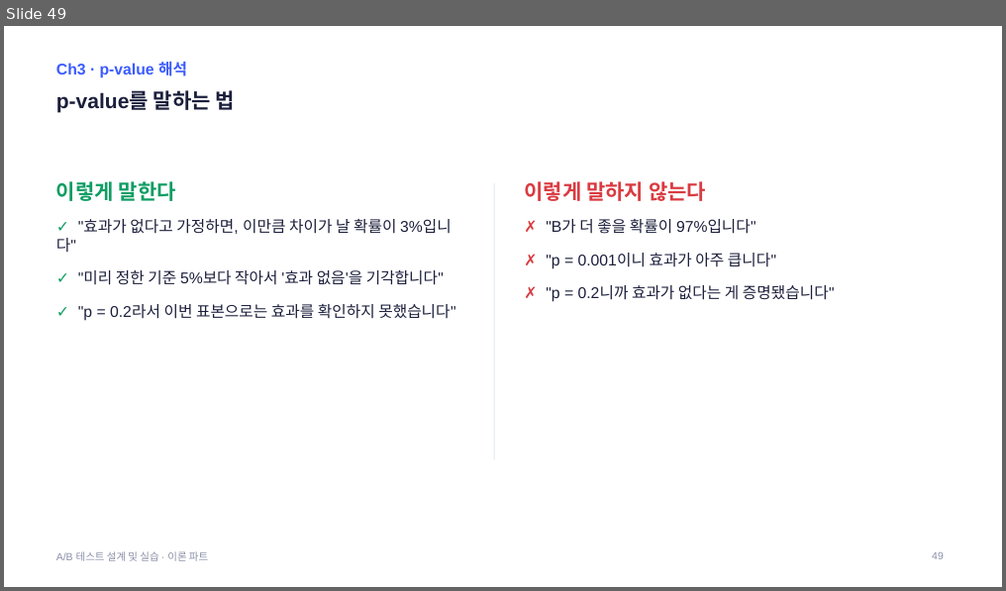
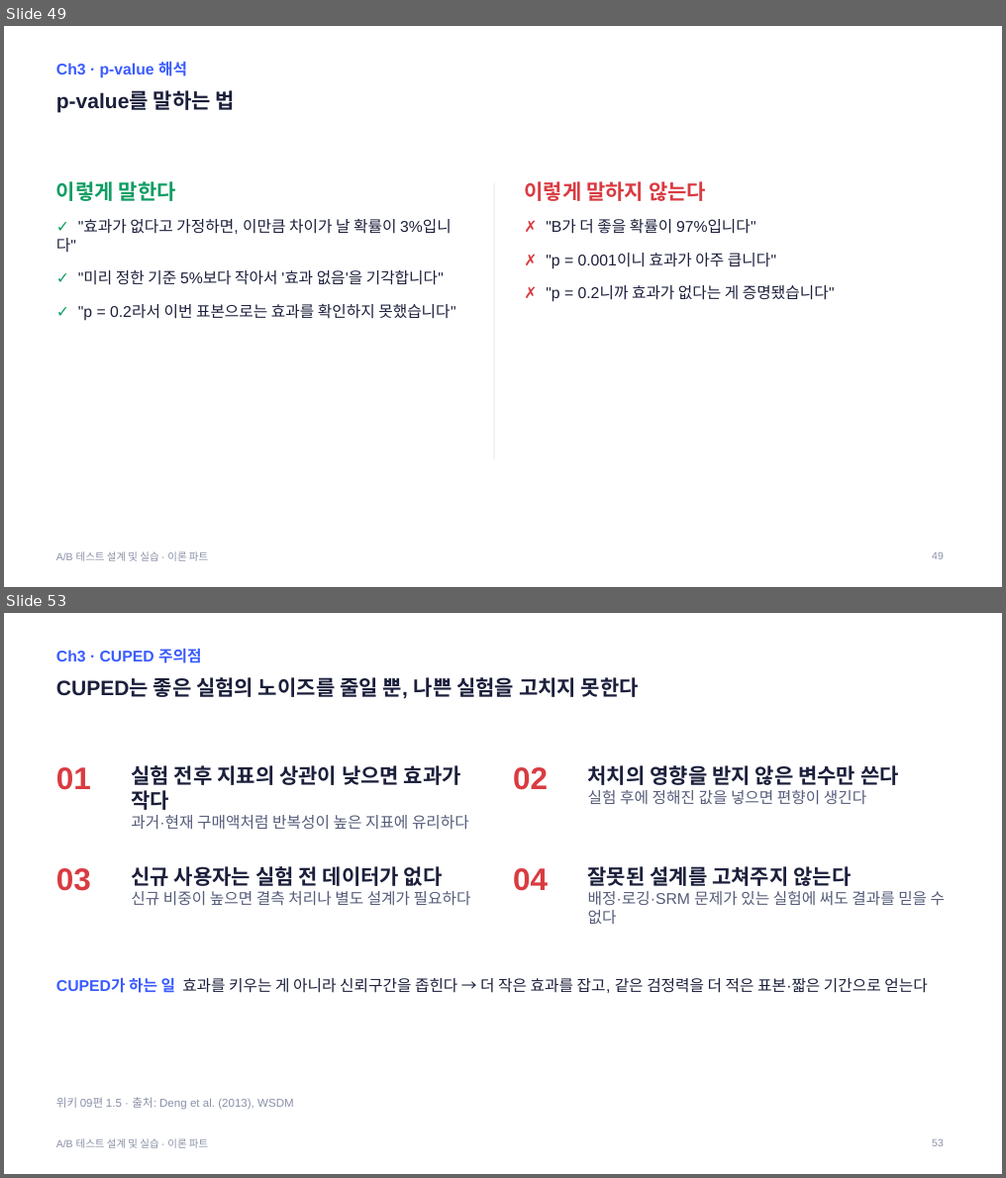
Before and after one commit to kkamret/quickmart-lab-rats, a slide deck: docs/lecture/ab-testing-theory.pptx. Shown one above the other, each under a label of ours: slide 49 before the commit, slides 49 and 53 after it; the slides between them are not shown. The pictures are 1006x591 and 1006x1178 pixels, drawn with LibreOffice and Linux fonts; fonts in the diff are those of the drawing. Boxes give left, top, right and bottom in pixels: in the first picture for what was removed or moved away, otherwise in the second. Text is boxed around its words. In the diff, an @@ line names an element or a change of style, - is before the commit and + after.

Commit message:
docs: 이론 PPT에 위키 실무 (1)의 겹치지 않는 내용 반영
- Ch3 실행 순서·A/A·실험 기간·신뢰구간·효과 크기·분산 축소·다중검정 슬라이드 보강
- CUPED 주의점 슬라이드 추가
- 가이드 덱 제작 기록 갱신

Refs #10

```diff
--- a/docs/lecture/ab-testing-theory.pptx
+++ b/docs/lecture/ab-testing-theory.pptx
@@ slide 53 added at (x1=4, y1=613, x2=1002, y2=1174), background #FFFFFF; not listed: 1 template element that a slide beside it also shows @@
@@ text added at (x1=56, y1=649, x2=201, y2=663), 15 pt, text #3A5BFF, bold @@
+Ch3 · CUPED 주의점
@@ title added at (x1=56, y1=677, x2=639, y2=699), 20 pt, text #1B1F3B, bold @@
+CUPED는 좋은 실험의 노이즈를 줄일 뿐, 나쁜 실험을 고치지 못한다
@@ text added at (x1=56, y1=767, x2=91, y2=790), 30 pt, text #D93B41, bold @@
+01
@@ text added at (x1=131, y1=765, x2=469, y2=830), 15 pt, text #555C7A @@
+실험 전후 지표의 상관이 낮으면 효과가 작다
+과거·현재 구매액처럼 반복성이 높은 지표에 유리하다
@@ text added at (x1=513, y1=767, x2=548, y2=790), 30 pt, text #D93B41, bold @@
+02
@@ text added at (x1=588, y1=765, x2=899, y2=805), 15 pt, text #555C7A @@
+처치의 영향을 받지 않은 변수만 쓴다
+실험 후에 정해진 값을 넣으면 편향이 생긴다
@@ text added at (x1=56, y1=868, x2=91, y2=891), 30 pt, text #D93B41, bold @@
+03
@@ text added at (x1=131, y1=866, x2=471, y2=906), 15 pt, text #555C7A @@
+신규 사용자는 실험 전 데이터가 없다
+신규 비중이 높으면 결측 처리나 별도 설계가 필요하다
@@ text added at (x1=513, y1=868, x2=548, y2=891), 30 pt, text #D93B41, bold @@
+04
@@ text added at (x1=588, y1=866, x2=944, y2=924), 15 pt, text #555C7A @@
+잘못된 설계를 고쳐주지 않는다
+배정·로깅·SRM 문제가 있는 실험에 써도 결과를 믿을 수 없다
@@ text added at (x1=56, y1=978, x2=927, y2=993), 15 pt, text #1B1F3B @@
+CUPED가 하는 일 효과를 키우는 게 아니라 신뢰구간을 좁힌다 → 더 작은 효과를 잡고, 같은 검정력을 더 적은 표본·짧은 기간으로 얻는다
@@ text added at (x1=56, y1=1097, x2=294, y2=1110), 11 pt, text #8A90A8 @@
+위키 09편 1.5 · 출처: Deng et al. (2013), WSDM
@@ page number added at (x1=932, y1=1140, x2=944, y2=1147), 10 pt, text #8A90A8 @@
+53
```
Also in this commit, not shown: 10 slides changed, 2 other files.
